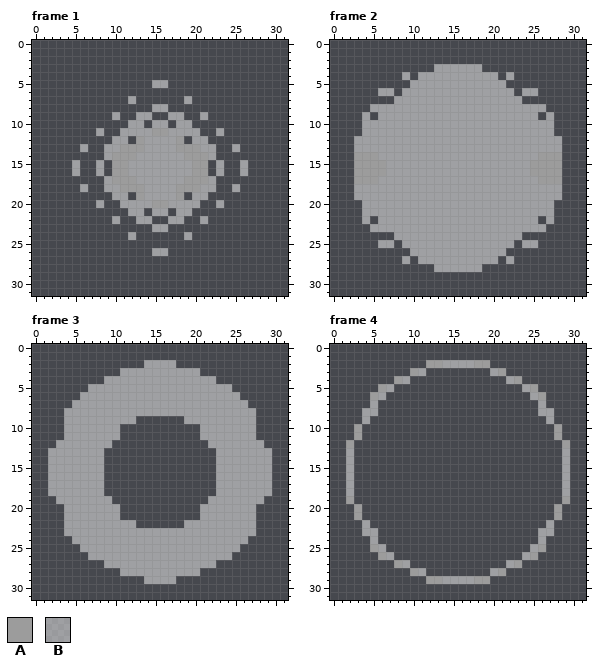
Pixel-art file: sprites/ui/spell_ready_animation.aseprite. The picture above is the old version.
32x32 pixels, 5 frames. Shown: frame 1, frame 2, frame 3, frame 4.
Palette (. is transparent): A #9c9c9c  B #ffffff7b
The result:
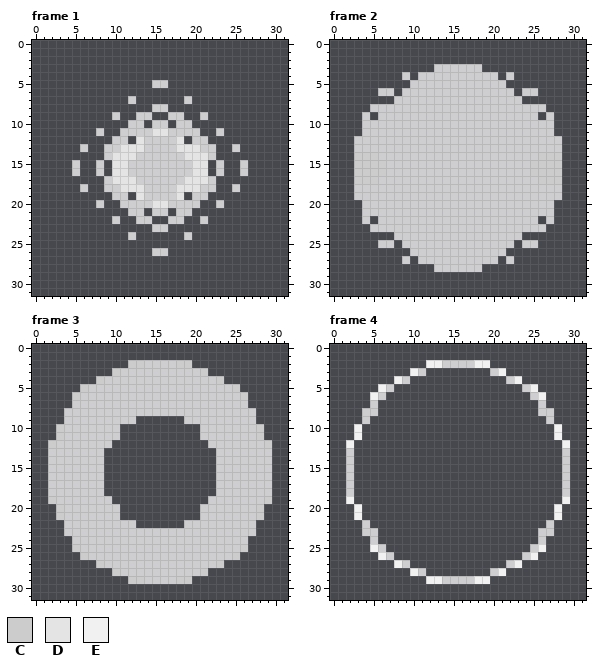
Colours new in this view: C #cccccc  D #e4e4e4  E #f1f1f1
Change:
colour B: #ffffff7b -> #ffffffbb
Frame 1, layer "Layer 2":
y 11: x 15..16 AA -> DD
y 12: x 13 A -> D; x 18 A -> D
y 13: x 11..13 AAA -> DDD; x 18..20 AAA -> DDD
y 14: x 10..12 AAA -> DDD; x 19..21 AAA -> DDD
y 15..16: x 10..11 AA -> DD; x 20..21 AA -> DD
y 17: x 10..12 AAA -> DDD; x 19..21 AAA -> DDD
y 18: x 11..13 AAA -> DDD; x 18..20 AAA -> DDD
y 19: x 13 A -> D; x 18 A -> D
y 20: x 15..16 AA -> DD
Frame 2, layer "Layer 2":
y 14: x 3..5 AAA -> CCC; x 26..28 AAA -> CCC
y 15..16: x 3..6 AAAA -> CCCC; x 25..28 AAAA -> CCCC
y 17: x 3..5 AAA -> CCC; x 26..28 AAA -> CCC
Frame 3, layer "Layer 2":
y 2: x 12..13 .. -> CC; x 18..19 .. -> CC
y 3: x 10 . -> C; x 21 . -> C
y 4: x 8 . -> C; x 23 . -> C
y 5: x 6 . -> C; x 25 . -> C
y 6: x 5 . -> C; x 26 . -> C
y 10..11: x 3 . -> C; x 28 . -> C
y 12: x 2 . -> C; x 29 . -> C
y 19: x 2 . -> C; x 29 . -> C
y 20..21: x 3 . -> C; x 28 . -> C
y 25: x 5 . -> C; x 26 . -> C
y 26: x 6 . -> C; x 25 . -> C
y 27: x 8 . -> C; x 23 . -> C
y 28: x 10 . -> C; x 21 . -> C
y 29: x 12..13 .. -> CC; x 18..19 .. -> CC
Frame 4, layer "Layer 2":
y 2: x 12..13 AA -> EE; x 18..19 AA -> EE
y 3: x 10 A -> E; x 21 A -> E
y 4: x 8 A -> E; x 23 A -> E
y 5: x 6 A -> E; x 25 A -> E
y 6: x 5 A -> E; x 26 A -> E
y 10..11: x 3 A -> E; x 28 A -> E
y 12: x 2 A -> E; x 29 A -> E
y 19: x 2 A -> E; x 29 A -> E
y 20..21: x 3 A -> E; x 28 A -> E
y 25: x 5 A -> E; x 26 A -> E
y 26: x 6 A -> E; x 25 A -> E
y 27: x 8 A -> E; x 23 A -> E
y 28: x 10 A -> E; x 21 A -> E
y 29: x 12..13 AA -> EE; x 18..19 AA -> EE
